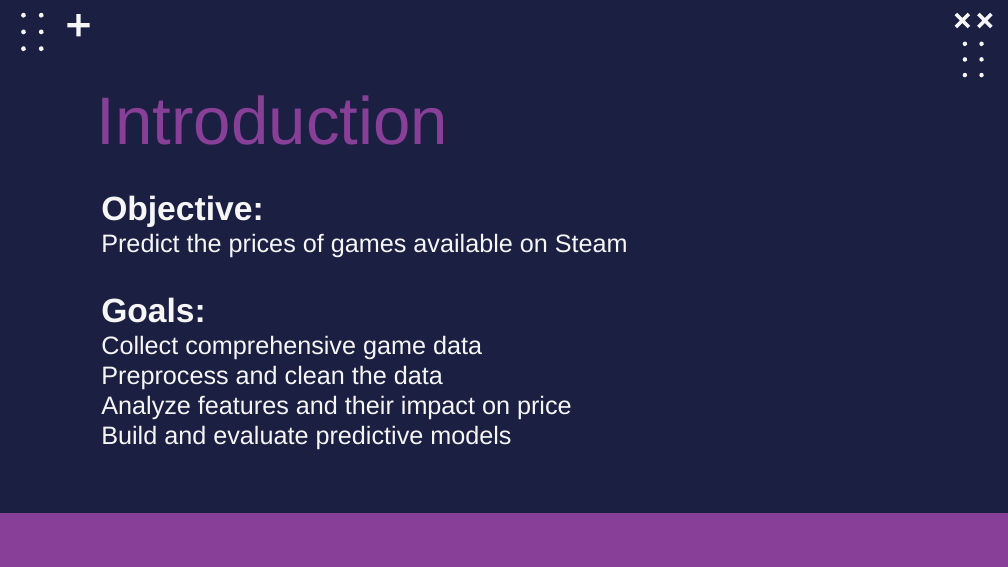
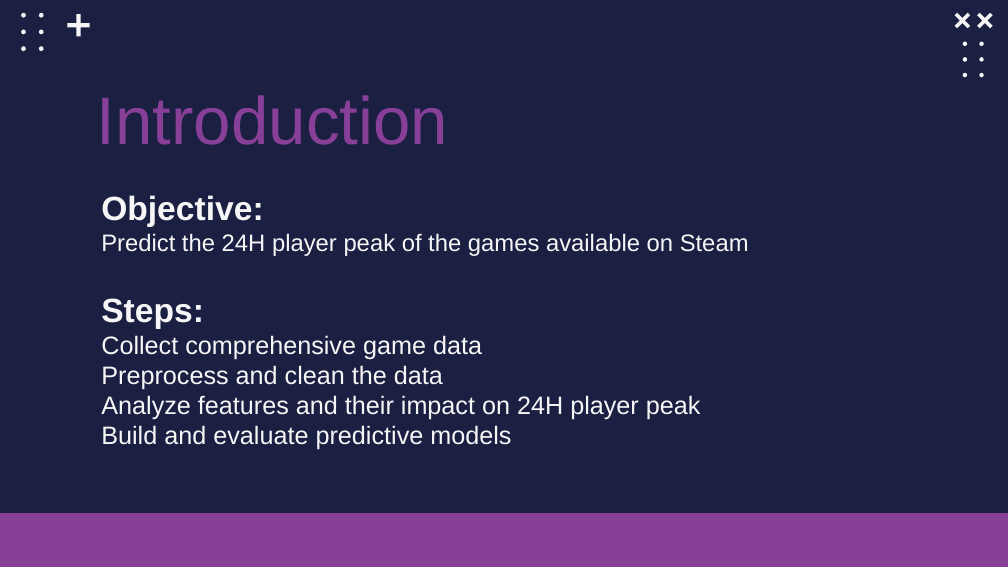
Before and after one commit to F102M8/data-science-project, a slide deck: slide 3 of presentation/GAME.pptx. Drawn at 1008x567 pixels with LibreOffice and Linux fonts; fonts in the diff are those of the drawing. Boxes give left, top, right and bottom in pixels: in the first picture for what was removed or moved away, otherwise in the second. Text is boxed around its words. In the diff, an @@ line names an element or a change of style, - is before the commit and + after.

```diff
--- a/presentation/GAME.pptx
+++ b/presentation/GAME.pptx
@@ text at (101, 233, 749, 256): text changed; size 18 to 17 pt @@
-Predict the prices of games available on Steam
+Predict the 24H player peak of the games available on Steam
@@ text at (101, 298, 204, 329): text changed @@
-Goals:
+Steps:
@@ text at (101, 395, 701, 420): text changed @@
-      Analyze features and their impact on price
+      Analyze features and their impact on 24H player peak
```
Also in this commit, not shown: 2 other slides changed, 4 slides added, 5 slides removed.
